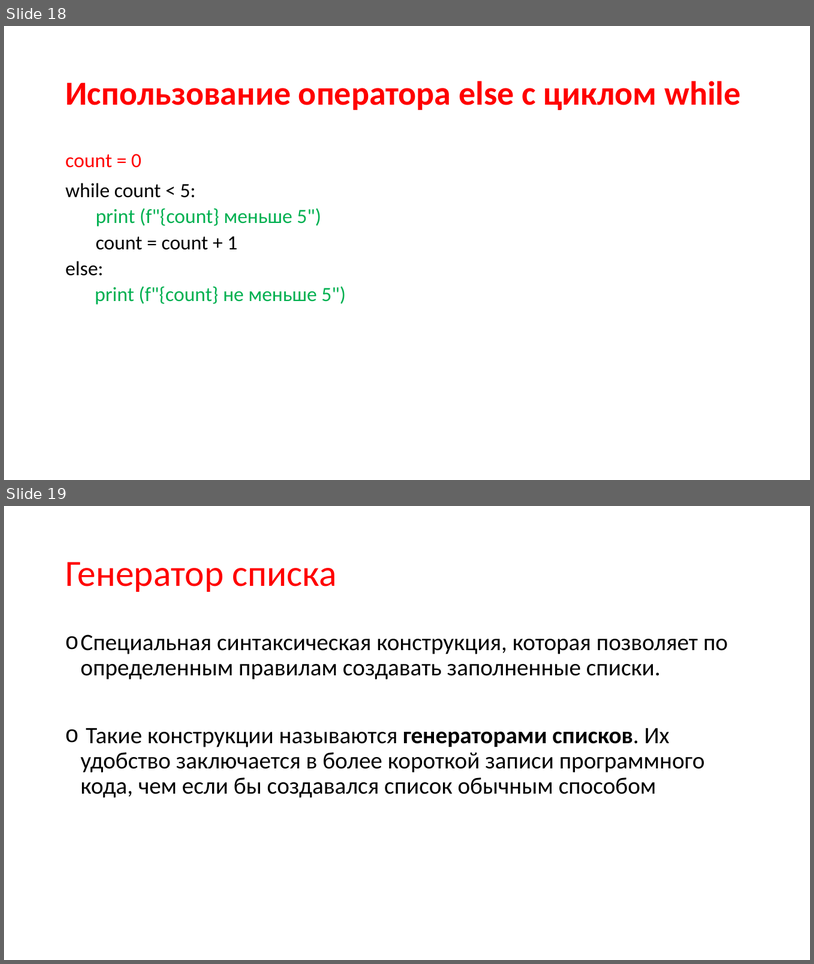
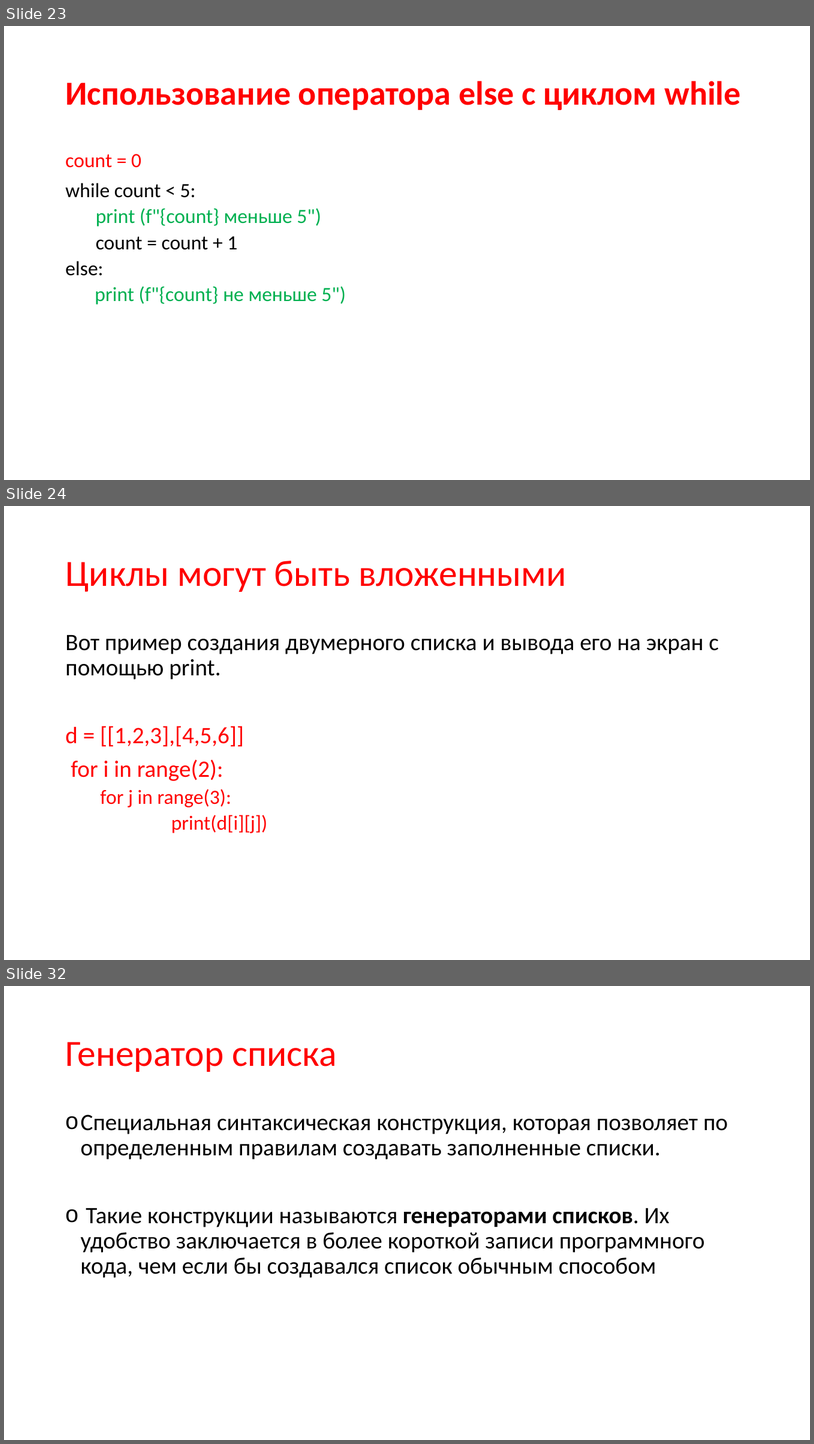
Before and after one commit to xDes-by/test, a slide deck: Презентация4.pptx. Shown one above the other, each under a label of ours: slides 18 and 19 before the commit, slides 23, 24 and 32 after it; the slides between them are not shown. The pictures are 814x964 and 814x1444 pixels, drawn with LibreOffice and Linux fonts; fonts in the diff are those of the drawing. Boxes give left, top, right and bottom in pixels: in the first picture for what was removed or moved away, otherwise in the second. Text is boxed around its words. In the diff, an @@ line names an element or a change of style, - is before the commit and + after.

```diff
--- a/Презентация4.pptx
+++ b/Презентация4.pptx
@@ slide 24 added at (4, 506, 810, 960), background #FFFFFF @@
@@ title added at (65, 561, 566, 592), 44 pt, text #FF0000 @@
+Циклы могут быть вложенными
@@ text added at (65, 635, 719, 833), 28 pt, text #000000 @@
+Вот пример создания двумерного списка и вывода его на экран с помощью print.
+d = [[1,2,3],[4,5,6]]
+for i in range(2):
+  for j in range(3):
+  print(d[i][j])
@@ what was slide 18 is now slide 23 @@
@@ what was slide 19 is now slide 32 @@
```
Also in this commit, not shown: 26 other slides added, 1 slide removed, 2 other files.
